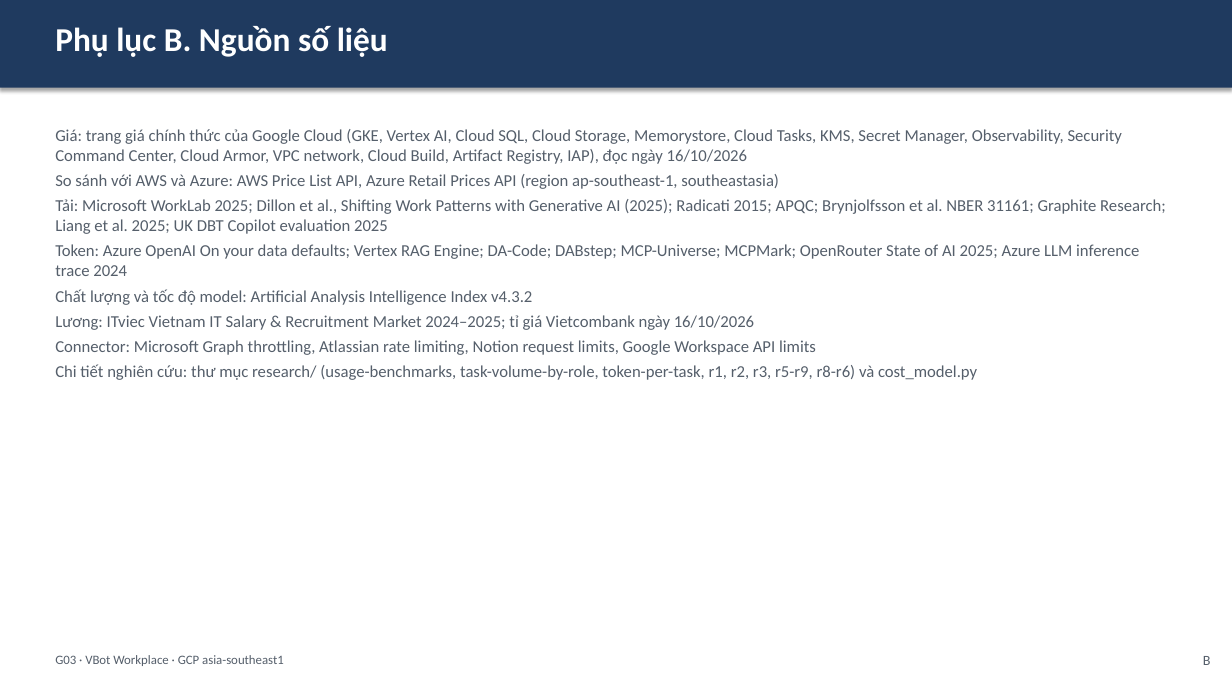
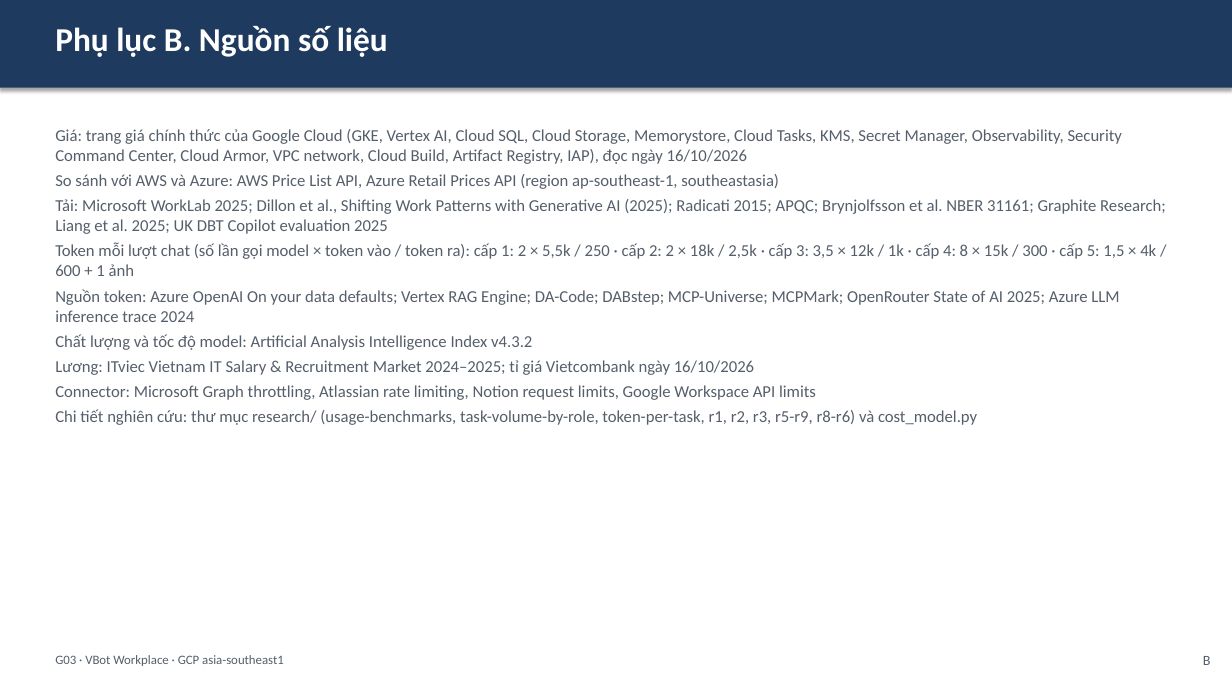
Before and after one commit to anhltsefpt/VBot-production-capstone, a slide deck: slide 16 of anh-le/G03_slide.pptx (slide 15 before the commit). Drawn at 1232x693 pixels with LibreOffice and Linux fonts; fonts in the diff are those of the drawing. Boxes give left, top, right and bottom in pixels: in the first picture for what was removed or moved away, otherwise in the second. Text is boxed around its words. In the diff, an @@ line names an element or a change of style, - is before the commit and + after.

```diff
--- a/anh-le/G03_slide.pptx
+++ b/anh-le/G03_slide.pptx
@@ text at (55, 243, 1156, 322): text changed @@
-Token: Azure OpenAI On your data defaults; Vertex RAG Engine; DA-Code; DABstep; MCP-Universe; MCPMark; OpenRouter State of AI 2025; Azure LLM inference trace 2024
+Token mỗi lượt chat (số lần gọi model × token vào / token ra): cấp 1: 2 × 5,5k / 250 · cấp 2: 2 × 18k / 2,5k · cấp 3: 3,5 × 12k / 1k · cấp 4: 8 × 15k / 300 · cấp 5: 1,5 × 4k / 600 + 1 ảnh
+Nguồn token: Azure OpenAI On your data defaults; Vertex RAG Engine; DA-Code; DABstep; MCP-Universe; MCPMark; OpenRouter State of AI 2025; Azure LLM inference trace 2024
```
Also in this commit, not shown: 11 other slides changed, 4 slides added, 1 slide removed, 2 other files.
